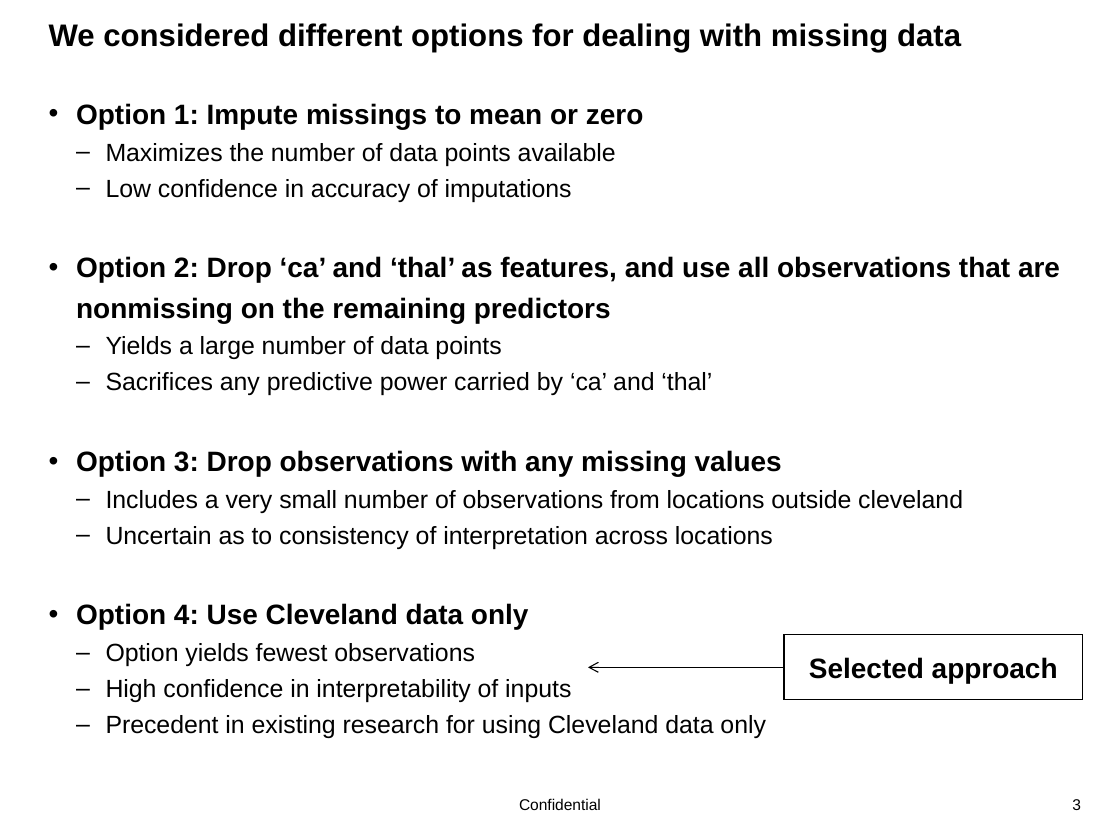
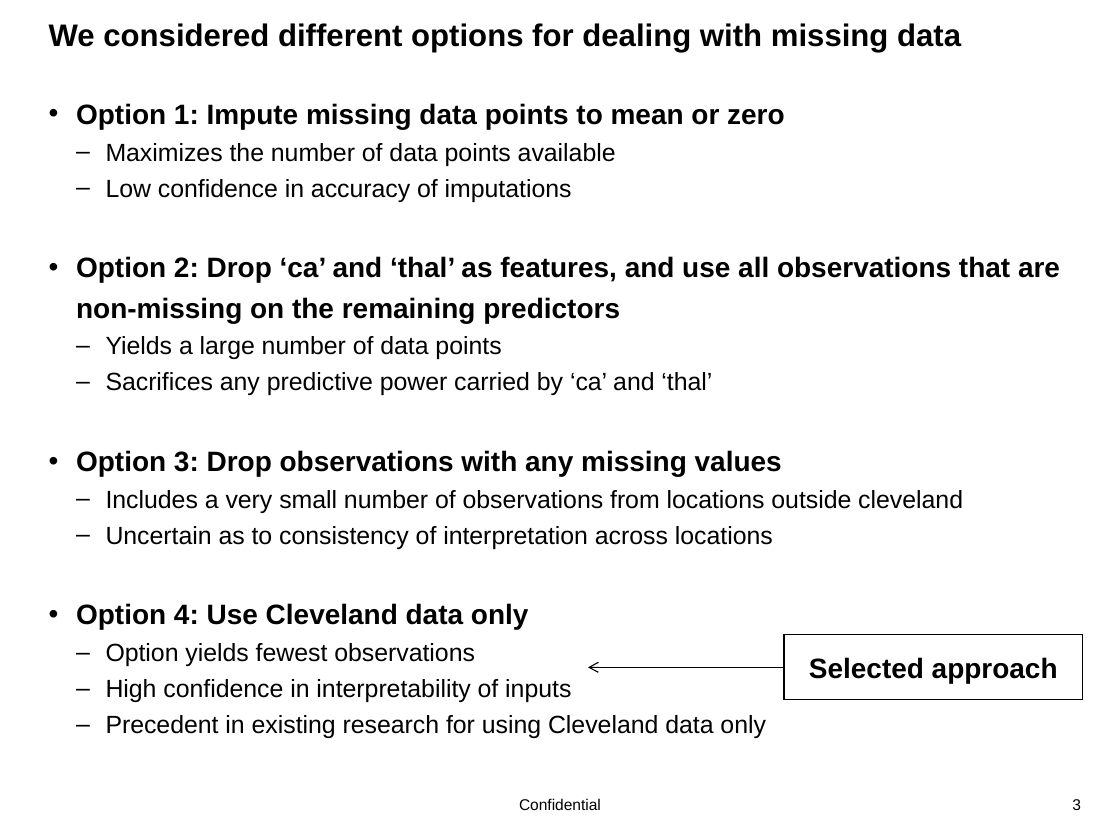
Before and after one commit to StevenLiCOF/DSCB_Project_2_Group, a slide deck: slide 3 of project_2/heart_disease_presentation.pptx. Drawn at 1120x840 pixels with LibreOffice and Linux fonts; fonts in the diff are those of the drawing; background and template pictures are left out. Boxes give left, top, right and bottom in pixels: in the first picture for what was removed or moved away, otherwise in the second. Text is boxed around its words. In the diff, an @@ line names an element or a change of style, - is before the commit and + after.

```diff
--- a/project_2/heart_disease_presentation.pptx
+++ b/project_2/heart_disease_presentation.pptx
@@ text at <box>76,103,785,129</box>: text changed @@
-• Option 1: Impute missings to mean or zero
+• Option 1: Impute missing data points to mean or zero
@@ text at <box>76,256,1060,323</box>: text changed @@
-• Option 2: Drop ‘ca’ and ‘thal’ as features, and use all observations that are nonmissing on the remaining predictors
+• Option 2: Drop ‘ca’ and ‘thal’ as features, and use all observations that are non-missing on the remaining predictors
```
Also in this commit, not shown: 2 other slides changed.
